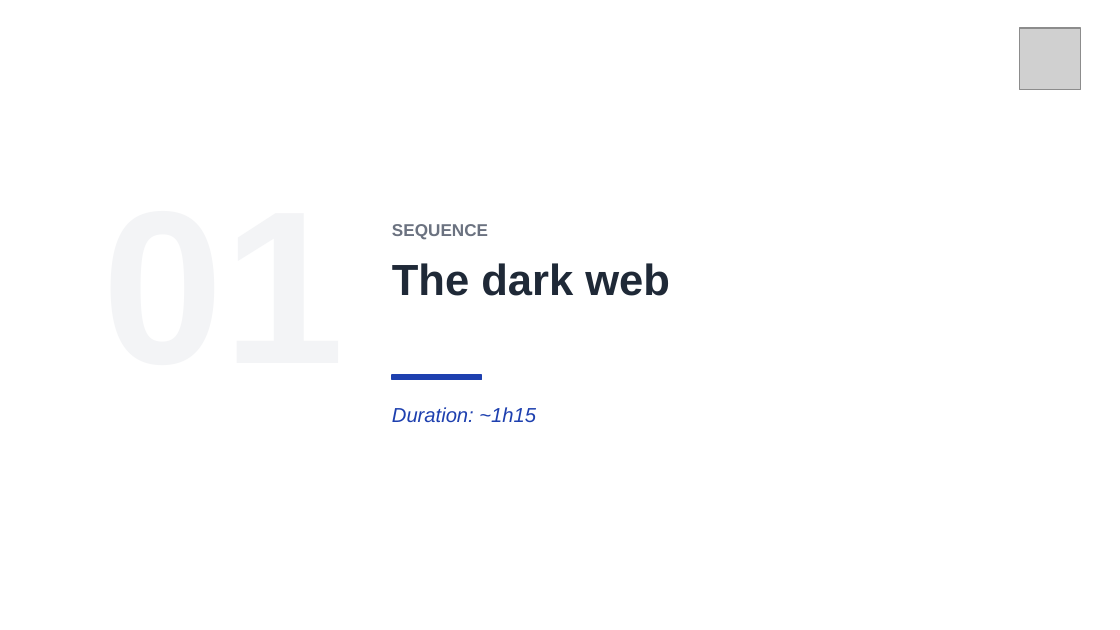
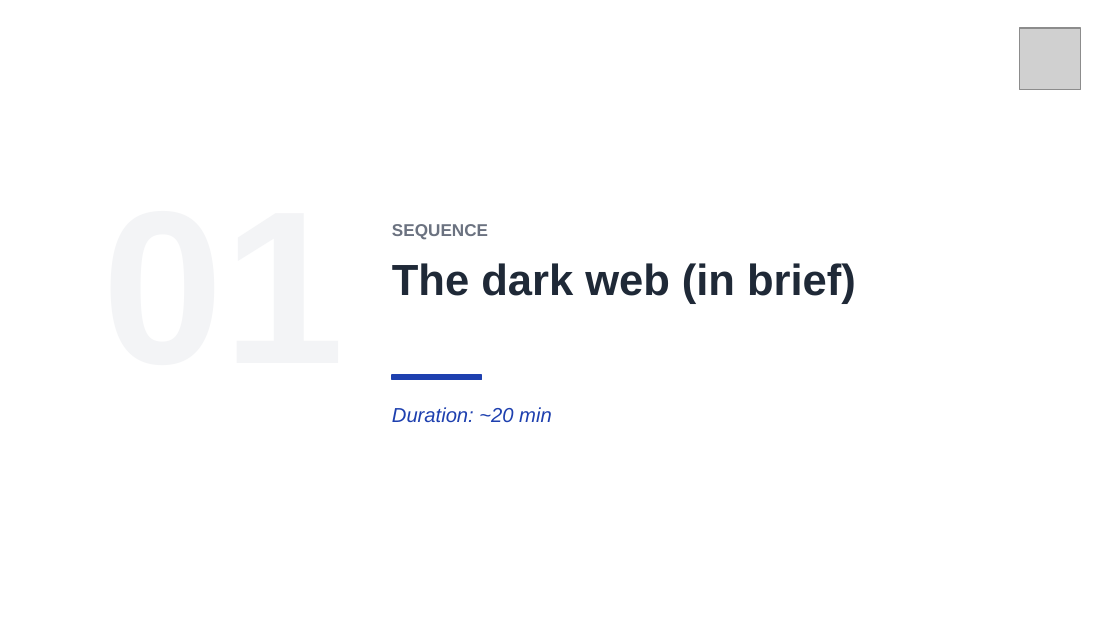
Before and after one commit to clemdepernet/osint-advanced-labs, a slide deck: slide 4 of Day_3/Day_3_Dark_Web_Crypto_And_Capstone.pptx. Drawn at 1120x630 pixels with LibreOffice and Linux fonts; fonts in the diff are those of the drawing; grey boxes stand for pictures. Boxes give left, top, right and bottom in pixels: in the first picture for what was removed or moved away, otherwise in the second. Text is boxed around its words. In the diff, an @@ line names an element or a change of style, - is before the commit and + after.

Commit message:
Day 3 overhaul: STIX Lab (beginner->expert), deck rebuild, Data Breach -> Day 3
- Rebuild the Day 3 deck around blockchain fundamentals, crypto tracing, STIX & MITRE
  ATT&CK (~1/3 of the deck) and agentic automation; dark web reduced to 2 slides.
- Add Day_3/STIX Lab: build/validate a STIX 2.1 bundle, OSINT->STIX, parallel agents,
  team graph dashboard, n8n workflow, and advanced modules (validate, Admiralty<->STIX,
  diff-monitor, ATT&CK enrichment, OpenCTI/TAXII).
- Add Day_3/Corporate Watch Lab (aggregate CI monitor).
- Move Databreach.pdf from Day 2 to Day 3; drop the Data Breach TP from the Day 2 deck.
- Update the student handbook README and .gitignore.

```diff
--- a/Day_3/Day_3_Dark_Web_Crypto_And_Capstone.pptx
+++ b/Day_3/Day_3_Dark_Web_Crypto_And_Capstone.pptx
@@ text at <box>392,263,856,304</box>: text changed @@
-The dark web
+The dark web (in brief)
@@ text at <box>392,407,552,423</box>: text changed @@
-Duration: ~1h15
+Duration: ~20 min
```
Also in this commit, not shown: 9 other slides changed, 18 slides added, 14 slides removed, 36 other files.
